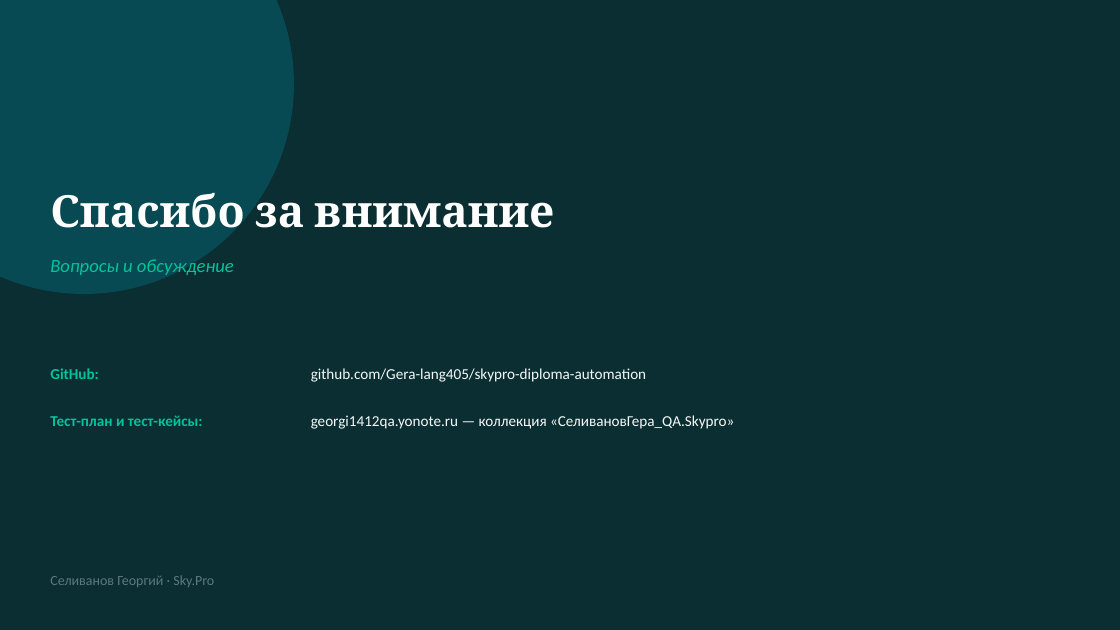
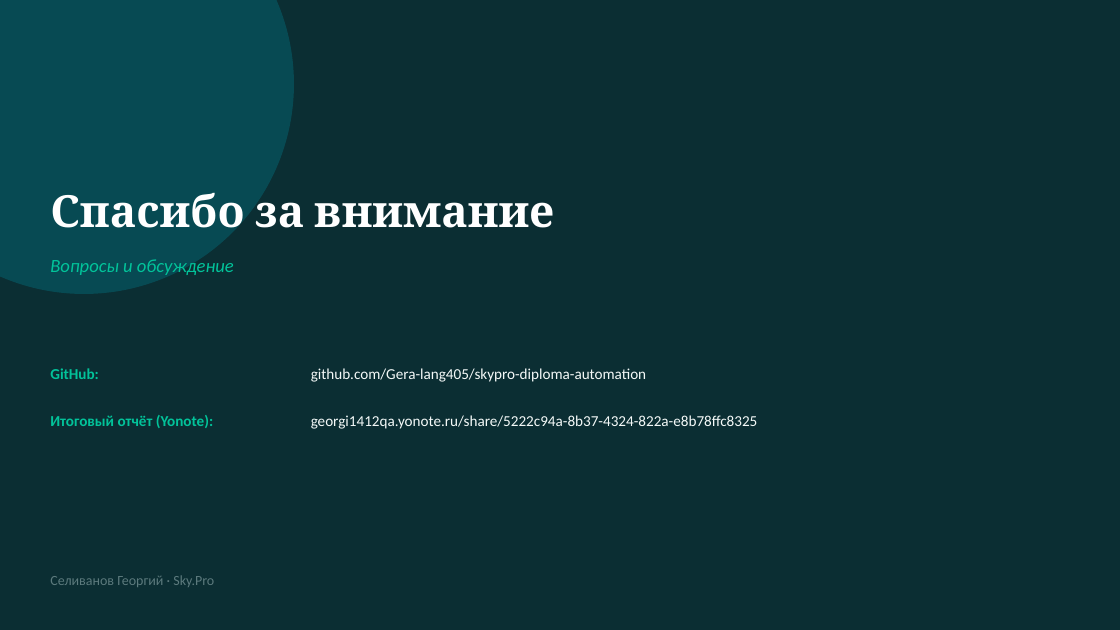
Before and after one commit to Gera-lang405/skypro-diploma-automation, a slide deck: slide 14 of diploma_presentation.pptx (slide 13 before the commit). Drawn at 1120x630 pixels with LibreOffice and Linux fonts; fonts in the diff are those of the drawing. Boxes give left, top, right and bottom in pixels: in the first picture for what was removed or moved away, otherwise in the second. Text is boxed around its words. In the diff, an @@ line names an element or a change of style, - is before the commit and + after.

Commit message:
Позитивные UI-тесты, BR-002, обновлённые тест-кейсы, чек-лист и презентация
- UI: поиск по автору и название в карточке товара вместо негативных кейсов;
  выдача берётся только из блока результатов, закрывается список подсказок,
  ожидание монтирования приложения перед вводом запроса
- API: негативный кейс «неподдерживаемый метод» (POST /todos/1 -> 404)
- XLS: шаги по одному действию, колонки «Автотест» и «Статус прогона»;
  чек-лист на 12 пунктов, дефекты BR-001 и BR-002
- Postman: обновлён запрос 8
- README, презентация, скриншоты Allure финального прогона (13/13)

```diff
--- a/diploma_presentation.pptx
+++ b/diploma_presentation.pptx
@@ text at (50,415,213,428): text changed @@
-Тест-план и тест-кейсы:
+Итоговый отчёт (Yonote):
@@ text at (311,415,758,429): text changed @@
-georgi1412qa.yonote.ru — коллекция «СеливановГера_QA.Skypro»
+georgi1412qa.yonote.ru/share/5222c94a-8b37-4324-822a-e8b78ffc8325
```
Also in this commit, not shown: 9 other slides changed, 1 slide added, 9 other files.
